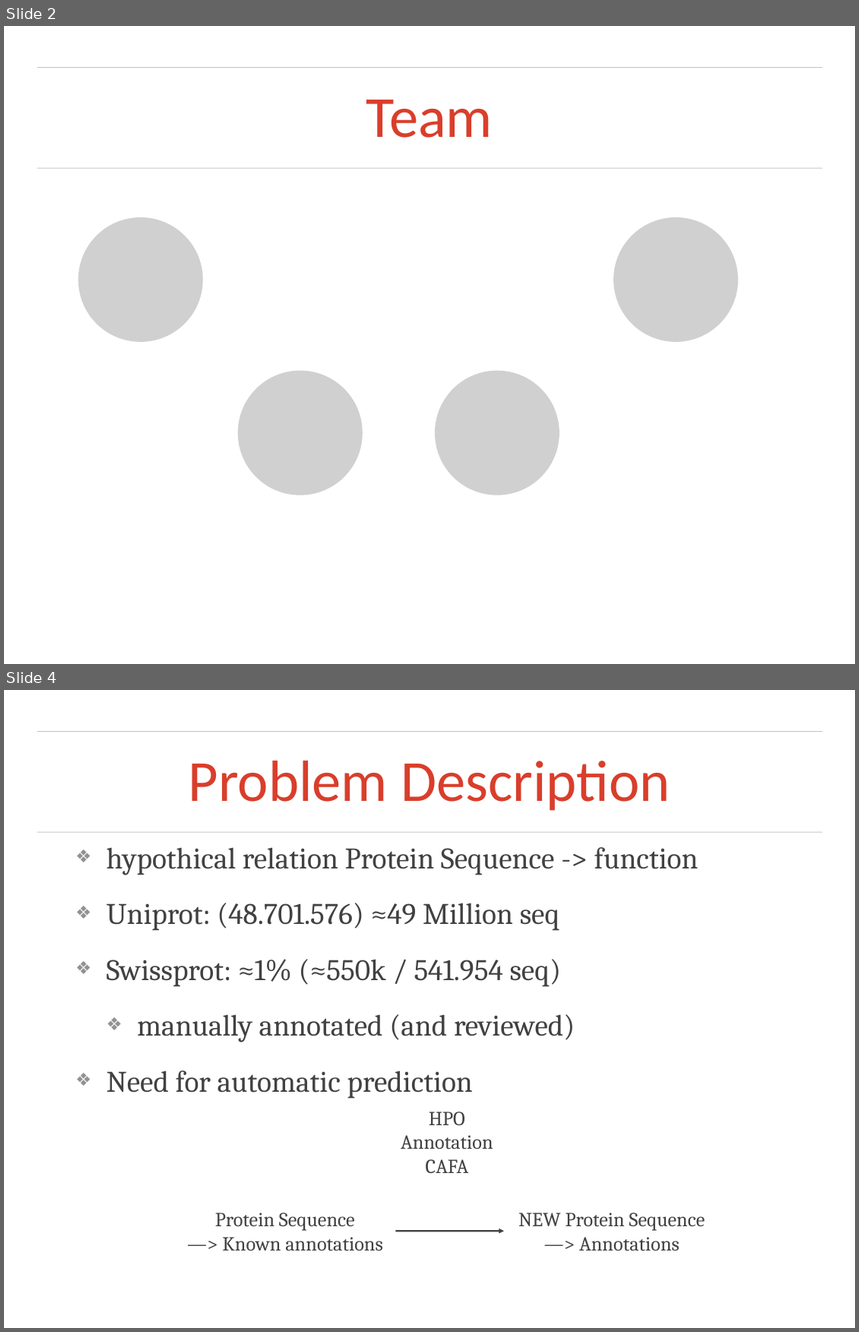
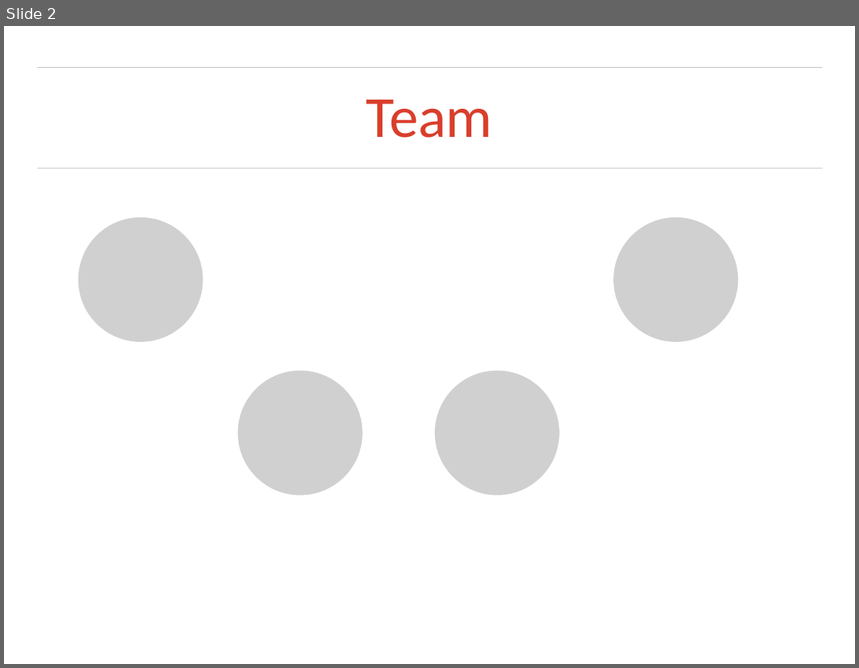
Before and after one commit to otarabai/pp2ex, a slide deck: presentations/2014.01.23/final_presentation.ppt. Shown one above the other, each under a label of ours: slides 2 and 4 before the commit, slide 2 after it; the slides between them are not shown. The pictures are 859x1332 and 859x668 pixels, drawn with LibreOffice and Linux fonts; fonts in the diff are those of the drawing; grey boxes stand for pictures; background and template pictures are left out. Boxes give left, top, right and bottom in pixels: in the first picture for what was removed or moved away, otherwise in the second. Text is boxed around its words. In the diff, an @@ line names an element or a change of style, - is before the commit and + after.

```diff
--- a/presentations/2014.01.23/final_presentation.ppt
+++ b/presentations/2014.01.23/final_presentation.ppt
@@ slide 4 removed at <box>4,690,855,1328</box>, background picture (left out); not listed: 2 template elements that a slide beside it also shows @@
@@ title removed at <box>189,761,671,811</box> @@
-Problem Description
@@ free removed at <box>72,825,757,1111</box> @@
-❖ hypothical relation Protein Sequence -> function
-❖ Uniprot: (48.701.576) ≈49 Million seq
-❖ Swissprot: ≈1% (≈550k / 541.954 seq)
-  ❖ manually annotated (and reviewed)
-❖ Need for automatic prediction
@@ free removed at <box>393,1098,502,1185</box> @@
-HPO
-Annotation
-CAFA
@@ free removed at <box>176,1201,395,1261</box> @@
-Protein Sequence
-—> Known annotations
@@ free removed at <box>506,1201,718,1261</box> @@
-NEW Protein Sequence
-—> Annotations
@@ arrow removed from (395, 1231) to (504, 1231) @@
```
Also in this commit, not shown: 6 slides changed, 7 slides added, 8 other slides removed, 6 other files.
